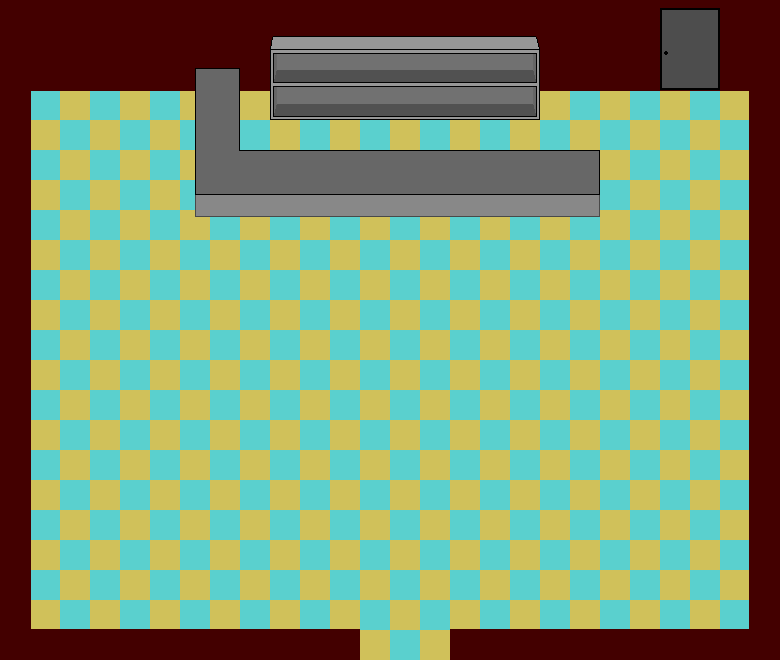
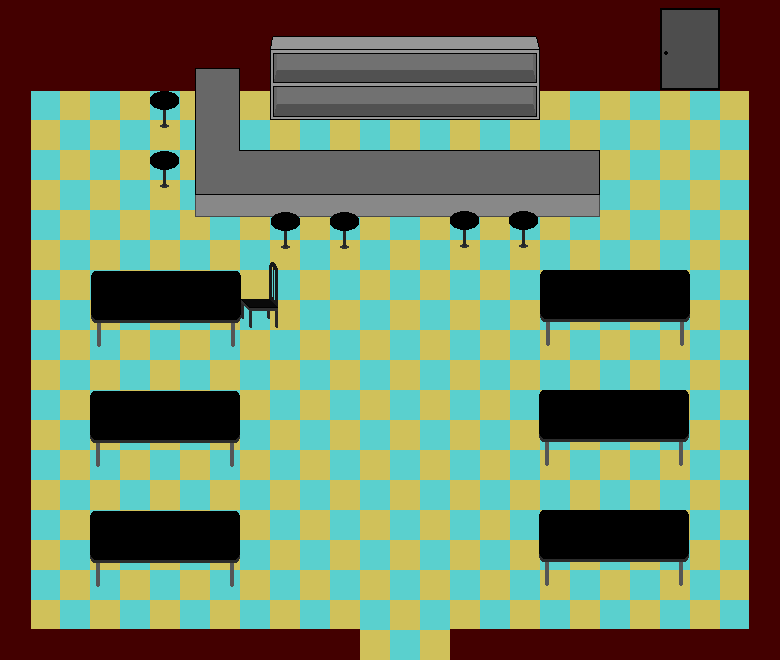
Before/after of a 780 x 660 layered artwork. What changed in the layer stack:
showed "Layer", painted on it over [90, 91, 690, 587]
